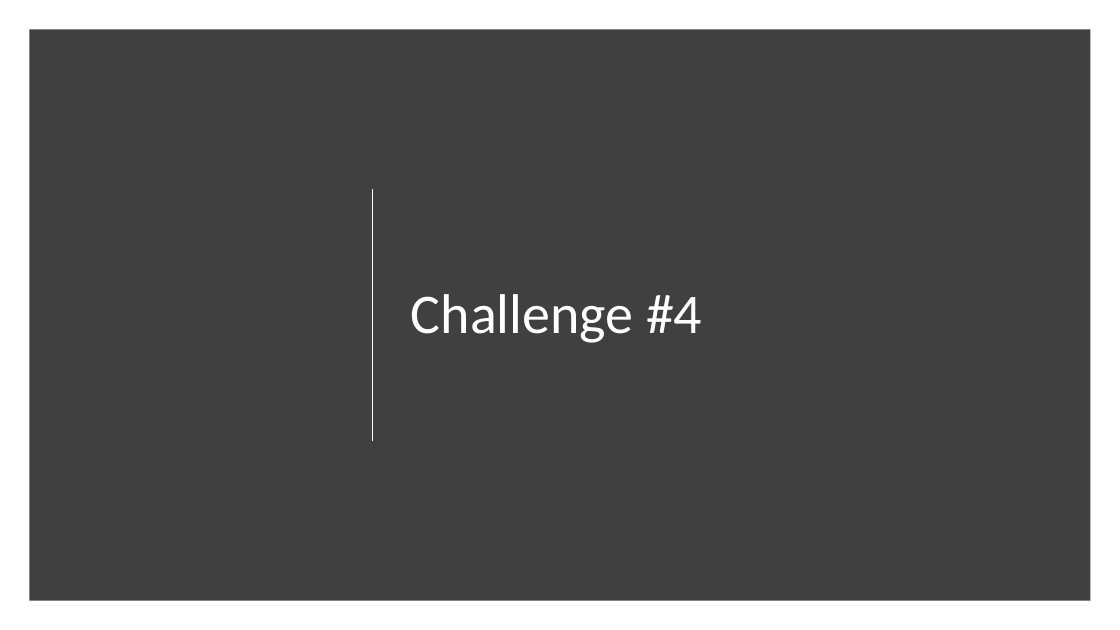
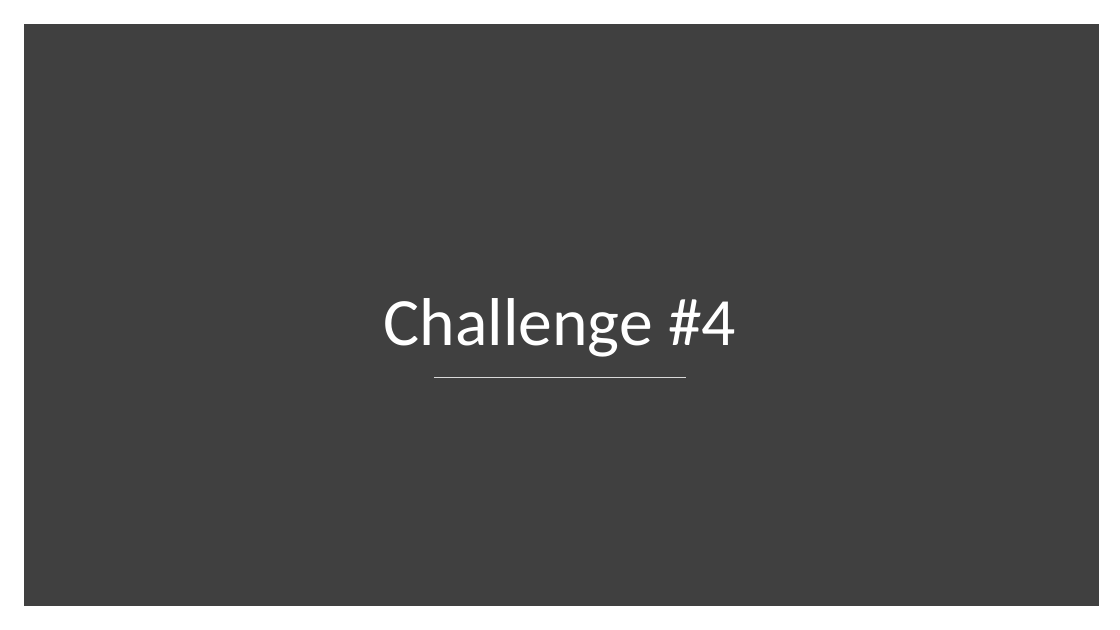
Before and after one commit to DoZ10/crypto, a slide deck: slide 34 of Breaking AES like a Bowsss !.pptx (slide 31 before the commit). Drawn at 1120x630 pixels with LibreOffice and Linux fonts; fonts in the diff are those of the drawing. Boxes give left, top, right and bottom in pixels: in the first picture for what was removed or moved away, otherwise in the second. Text is boxed around its words. In the diff, an @@ line names an element or a change of style, - is before the commit and + after.

```diff
--- a/Breaking AES like a Bowsss !.pptx
+++ b/Breaking AES like a Bowsss !.pptx
@@ rectangle at [29,29,1093,601]: outline none to #404040 10 pt @@
@@ title "Challenge #4": place and size @@
-title "Challenge #4" at [411,294,702,343]
+title "Challenge #4" at [384,298,736,357]
@@ title "Challenge #4" at [384,298,736,357]: size 48 to 58 pt; alignment left to centre; vertical alignment middle to bottom @@
@@ line removed from (373, 189) to (373, 441) @@
@@ line added from (434, 377) to (686, 377), #D9D9D9 1 pt @@
```
Also in this commit, not shown: 12 other slides changed, 4 slides added, 3 slides removed.
